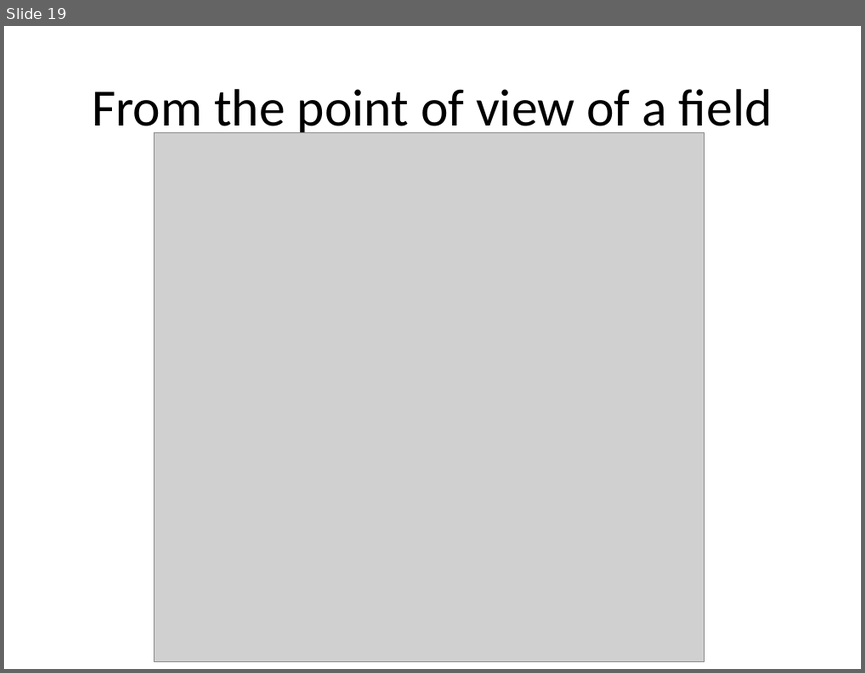
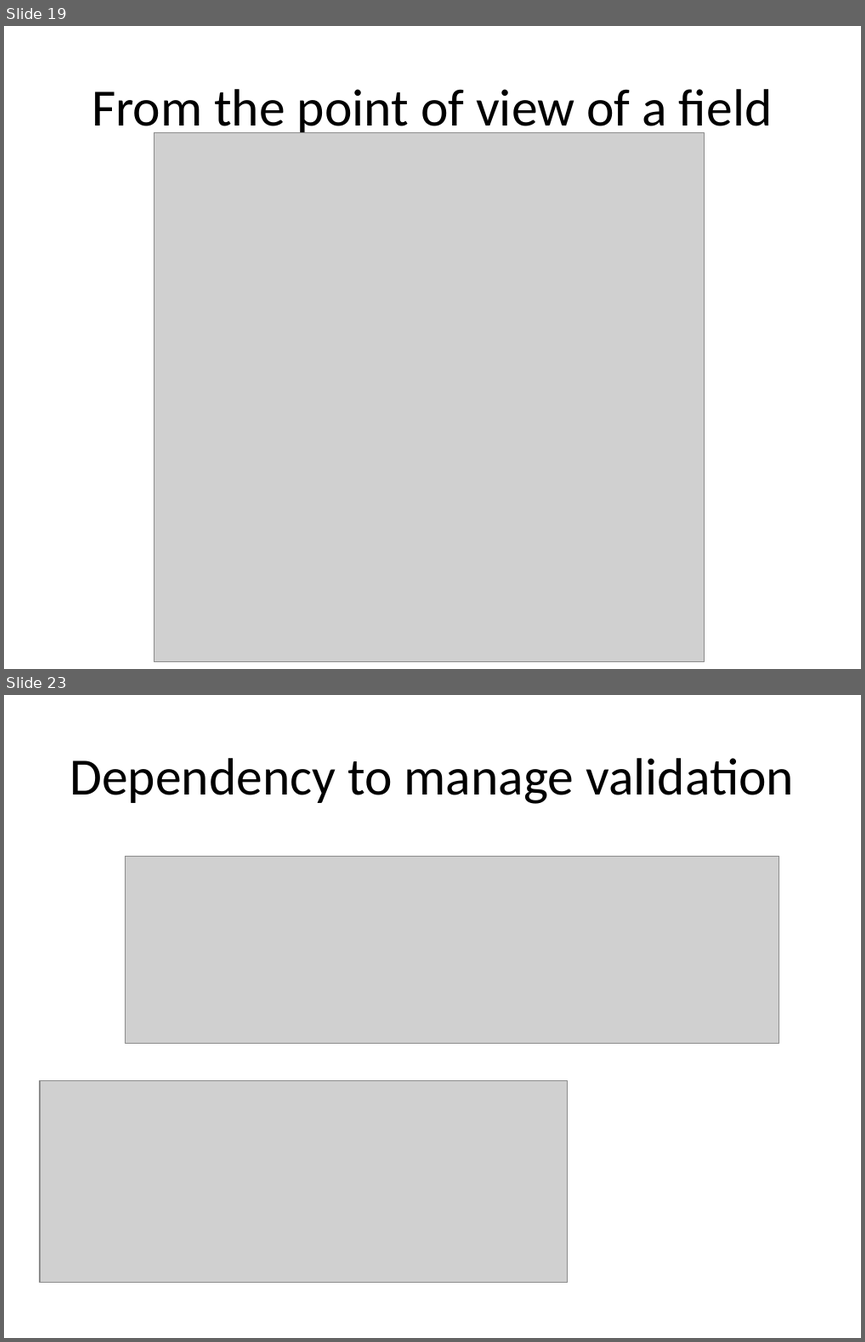
Before and after one commit to lesfurets/mdl4ui, a slide deck: mdl4ui-docs/mdl4ui_cg2013.pptx. Shown one above the other, each under a label of ours: slide 19 before the commit, slides 19 and 23 after it; the slides between them are not shown. The pictures are 865x673 and 865x1342 pixels, drawn with LibreOffice and Linux fonts; fonts in the diff are those of the drawing; grey boxes stand for pictures. Boxes give left, top, right and bottom in pixels: in the first picture for what was removed or moved away, otherwise in the second. Text is boxed around its words. In the diff, an @@ line names an element or a change of style, - is before the commit and + after.

Commit message:
MDL4UI presentation (to continue)
added dependency part of the prez

```diff
--- a/mdl4ui-docs/mdl4ui_cg2013.pptx
+++ b/mdl4ui-docs/mdl4ui_cg2013.pptx
@@ slide 23 added at (4,695,861,1338), background #FFFFFF @@
@@ title added at (69,758,794,804), 44 pt, text #000000 @@
+Dependency to manage validation
@@ picture added at (126,857,778,1043) @@
@@ picture added at (40,1081,568,1281) @@
```
Also in this commit, not shown: 9 other slides added, 22 other files.
